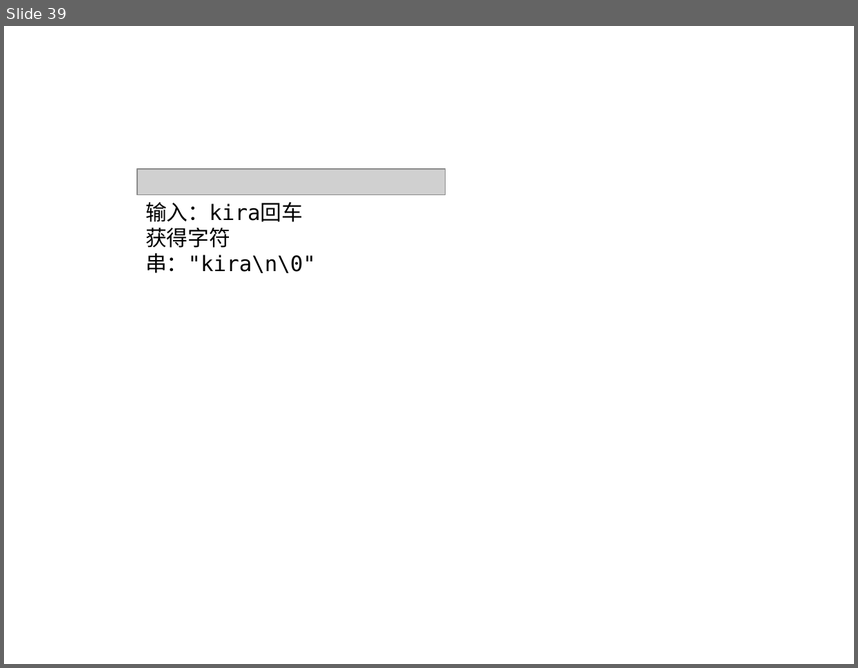
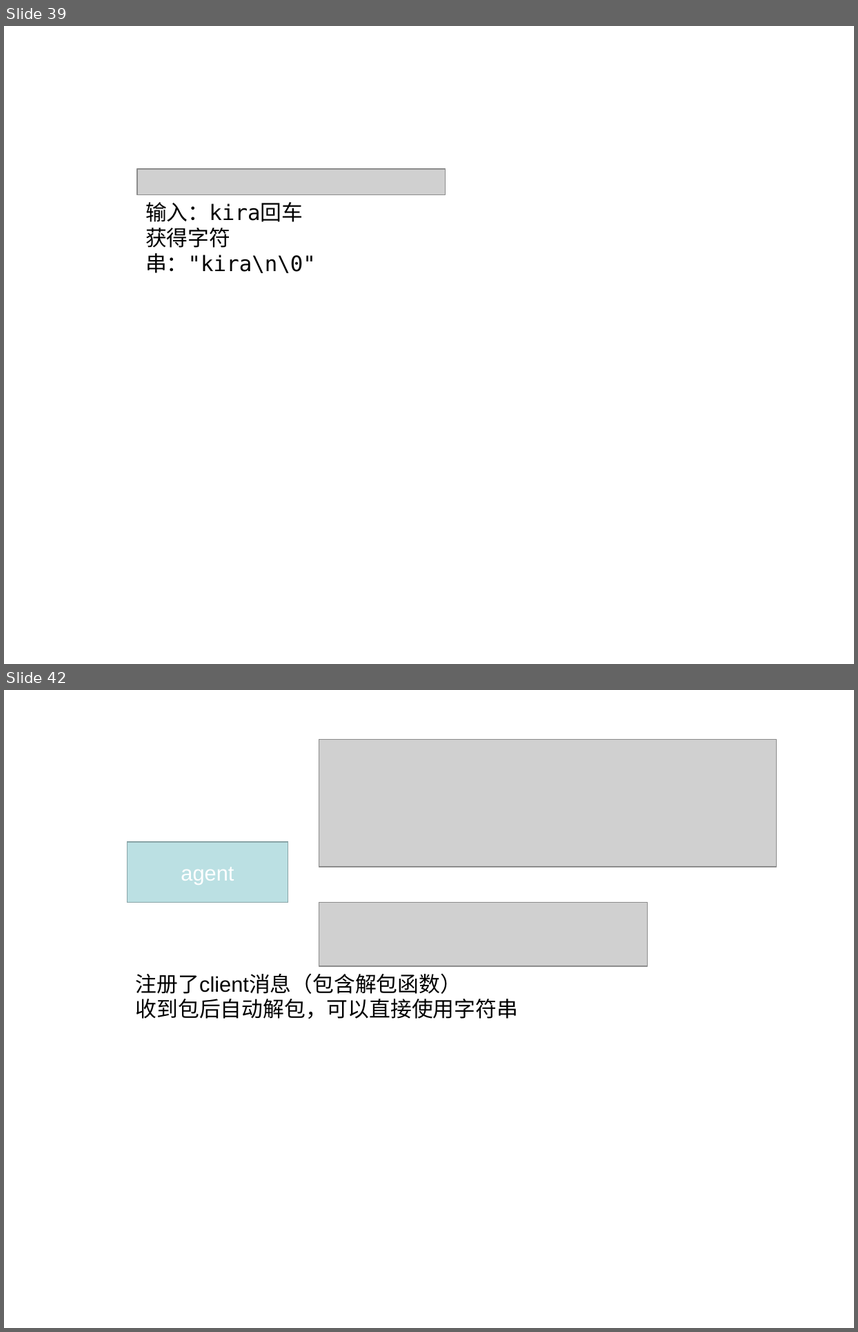
Before and after one commit to k527971724/notebook, a slide deck: 笔记图片.ppt. Shown one above the other, each under a label of ours: slide 39 before the commit, slides 39 and 42 after it; the slides between them are not shown. The pictures are 858x668 and 858x1332 pixels, drawn with LibreOffice and Linux fonts; fonts in the diff are those of the drawing; grey boxes stand for pictures. Boxes give left, top, right and bottom in pixels: in the first picture for what was removed or moved away, otherwise in the second. Text is boxed around its words. In the diff, an @@ line names an element or a change of style, - is before the commit and + after.

```diff
--- a/笔记图片.ppt
+++ b/笔记图片.ppt
@@ slide 42 added at (x1=4, y1=690, x2=854, y2=1328), background #FFFFFF @@
@@ picture added at (x1=319, y1=739, x2=777, y2=867) @@
@@ rectangle added at (x1=128, y1=842, x2=288, y2=903), fill #BBE0E3, outline #89A4A7 0.99 pt, 18 pt, text #FFFFFF @@
+agent
@@ picture added at (x1=319, y1=903, x2=646, y2=966) @@
@@ text added at (x1=136, y1=973, x2=518, y2=1018), 18 pt, text #000000 @@
+注册了client消息（包含解包函数）
+收到包后自动解包，可以直接使用字符串
```
Also in this commit, not shown: 3 slides changed, 6 other slides added, 6 other files.
